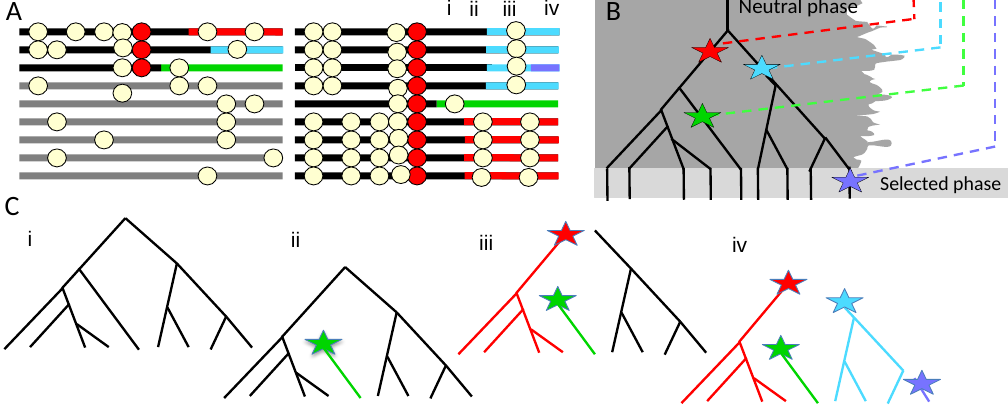
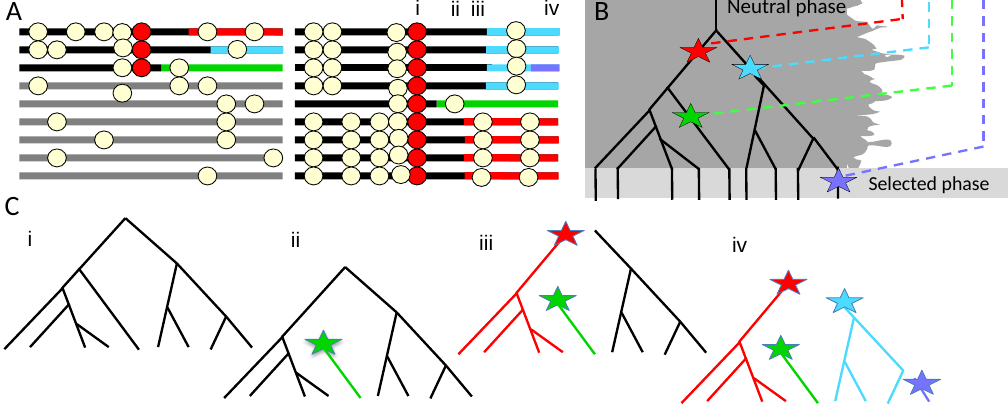
Before and after one commit to jjberg2/linked-selection, a slide deck: slide 1 of Paper/Paper_Figures/Cartoon_of_soft_sweeps.pptx. Drawn at 1008x420 pixels with LibreOffice and Linux fonts; fonts in the diff are those of the drawing. Boxes give left, top, right and bottom in pixels: in the first picture for what was removed or moved away, otherwise in the second. Text is boxed around its words. In the diff, an @@ line names an element or a change of style, - is before the commit and + after.

```diff
--- a/Paper/Paper_Figures/Cartoon_of_soft_sweeps.pptx
+++ b/Paper/Paper_Figures/Cartoon_of_soft_sweeps.pptx
@@ text "i": place and size @@
-text "i" at box(447, 0, 452, 15)
+text "i" at box(415, 0, 420, 15)
@@ text "ii": place and size @@
-text "ii" at box(469, 0, 478, 16)
+text "ii" at box(451, 0, 460, 16)
@@ text "iii": place and size @@
-text "iii" at box(503, 0, 517, 16)
+text "iii" at box(471, 0, 485, 16)
@@ rectangle: place and size @@
-rectangle at box(595, 0, 846, 172)
+rectangle at box(585, 0, 846, 172)
@@ 29 lines, 4 stars, 3 texts: place and size @@
-29 lines, 4 stars, 3 texts at box(606, 0, 1001, 201)
+29 lines, 4 stars, 3 texts at box(594, 0, 990, 201)
@@ rectangle: place and size @@
-rectangle at box(595, 169, 1008, 197)
+rectangle at box(585, 169, 1008, 197)
@@ line moved from (811, 200) - (811, 168) to (798, 200) - (798, 168) @@
```
Also in this commit, not shown: 5 other files.
